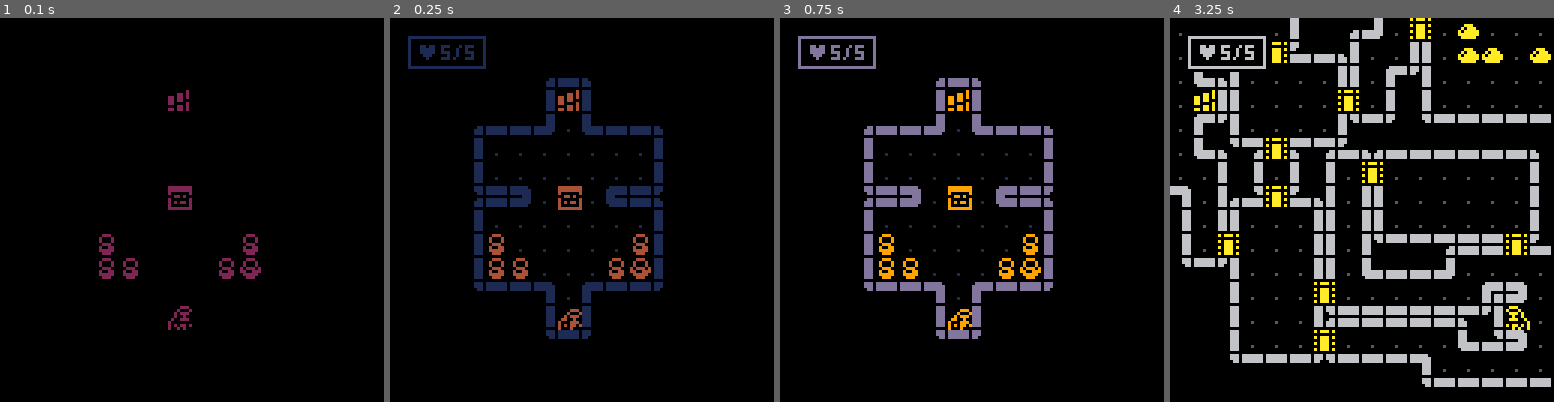
Above: before the commit, frames 1-4 (left to right).
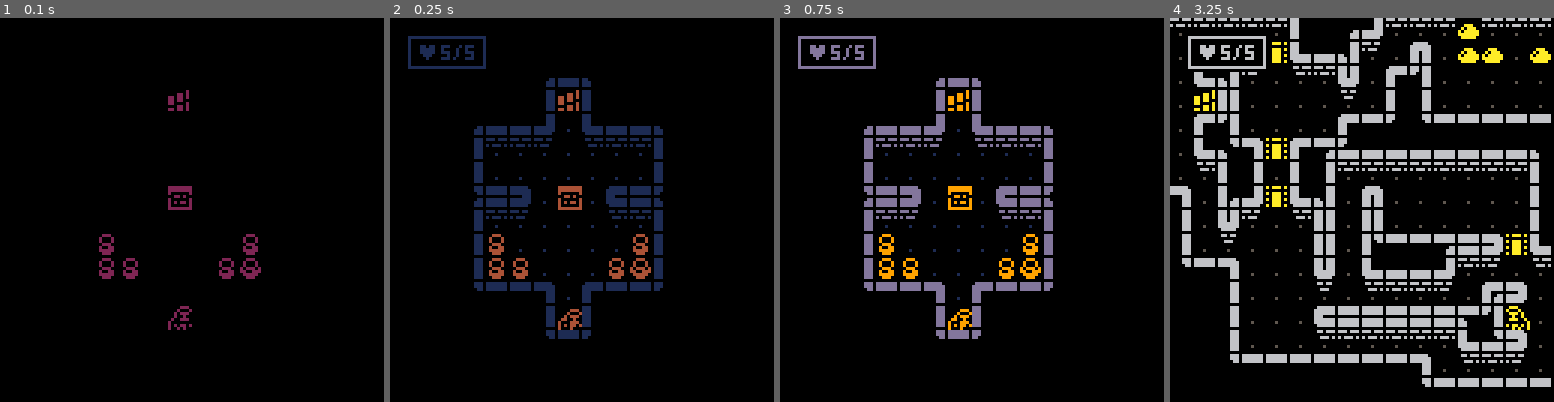
Above: after the commit, the same moments.

Repository: salty-max/pico-8
Game: PICO-8 cartridge carts/rouge/rouge.p8
Same seed, same stepped clock (60 frames per second), same inputs: the game is played once before the commit and once after it.
Inputs:
- Up to frame 1 (0.1 s): no input
- Up to frame 2 (0.25 s): no input
- Up to frame 3 (0.75 s): tap X (X key) at 0.33 s; tap O (Z key) at 0.7 s
- Up to frame 4 (3.25 s): tap X (X key) at 1.07, 1.85, 2.97 s; hold Right 1.6-2.1 s; tap O (Z key) every 0.4 s from 1.7 to 2.9 s; hold Up 2.15-2.42 s; hold Right 2.47-3.03 s; hold Left from 3.08 s (still down)

Frame 1 is identical in both runs. In frame 2, 0.6% of the frame differs, in the area x 25-68%, y 31-53%; in frame 3, 0.6%; in frame 4, 4.0%, in the area x 0-100%, y 0-90%.

Commit message:
rouge: stringifies data + dynamic floors

Diff:
--- a/carts/rouge/rouge.p8
+++ b/carts/rouge/rouge.p8
@@ -148,87 +148,87 @@
 
 
 __gff__
-0000050505030303030103010307020005050505050505050505050505050505050505050505050505050505050505050505050505050505050505050505000000000000000000000000000000000000000000000000000000000000000000000000000000000000000000000000000000000000000000000000000000000000
+0000050500000303030103010307020005050505050505050505050505050505050505050505050505050505050505050505050505050505050505050505000000000000000000000000000000000000000000000000000000000000000000000000000000000000000000000000000000000000000000000000000000000000
 0000000000000000000000000000000000000000000000000000000000000000000000000000000000000000000000000000000000000000000000000000000000000000000000000000000000000000000000000000000000000000000000000000000000000000000000000000000000000000000000000000000000000000
 __map__
-10111111113b111111113b111111111200000000000000000000000000000000000000000000000000000000000000000202020202020202020202020202020200000000000000000000000000000000000000000000000000000000000000000000000000000000000000000000000000000000000000000000000000000000
-200f0101010d01010707340801c00e2200000000000000000000000000000000000000000000000000000000000000000202020202020202020202020202020200000000000000000000000000000000000000000000000000000000000000000000000000000000000000000000000000000000000000000000000000000000
-20010101013401010707340101c0c02200000000000010111200000000000000000000000000000000000000000000000202020202020202020202020202020200000000000000000000000000000000000000000000000000000000000000000000000000000000000000000000000000000000000000000000000000000000
-20010101073408010101340101010122000000000000200e2200000000000000000000000000000000000000000000000202020202020202020202020202020200000000000000000000000000000000000000000000000000000000000000000000000000000000000000000000000000000000000000000000000000000000
-2001010108340801010834070701012200000010111124012311111200000000000000000000000000000000000000000202020202020202020202020202020200000000000000000000000000000000000000000000000000000000000000000000000000000000000000000000000000000000000000000000000000000000
-200106010718330d3319281933330d3d00000020010101010101012200000000000000000002020202020200000000000202020202020202020202020202020200000000000000000000000000000000000000000000000000000000000000000000000000000000000000000000000000000000000000000000000000000000
-20080101073401010134010d0101012200000020010101010101012200000000000000000002010101010200000000000202020202020202020202020202020200000000000000000000000000000000000000000000000000000000000000000000000000000000000000000000000000000000000000000000000000000000
-2008010708340101013401180d33333d0000003a332701060125333d00000000000000000002010601010200000000000202020202020202020202020202020200000000000000000000000000000000000000000000000000000000000000000000000000000000000000000000000000000000000000000000000000000000
-1e330d33332901c001340134c0c0082200000020010101010101012200000000000000000002010101010200000000000202020202020202020202020202020200000000000000000000000000000000000000000000000000000000000000000000000000000000000000000000000000000000000000000000000000000000
-01010101010d0101013401340101012200000020070101010101072200000000000000000002010101010200000000000202020202020202020202020202020200000000000000000000000000000000000000000000000000000000000000000000000000000000000000000000000000000000000000000000000000000000
-0d3333332f2e0101013401340101012200000020070701010107082200000000000000000002020101020200000000000202020202020202020202020202020200000000000000000000000000000000000000000000000000000000000000000000000000000000000000000000000000000000000000000000000000000000
-010101011f1e0d3333290134010101220000003031311401133131320000000000000000000002010f020000000000000202020202020202020202020202020200000000000000000000000000000000000000000000000000000000000000000000000000000000000000000000000000000000000000000000000000000000
-01010101340101010134010d010a0122000000000000200f2200000000000000000000000000020202020000000000000202020202020202020202020202020200000000000000000000000000000000000000000000000000000000000000000000000000000000000000000000000000000000000000000000000000000000
-01010ac034010c01c0340134c001012200000000000030313200000000000000000000000000000000000000000000000202020202020202020202020202020200000000000000000000000000000000000000000000000000000000000000000000000000000000000000000000000000000000000000000000000000000000
-c0c001010d01c001010d01340101072200000000000000000000000000000000000000000000000000000000000000000202020202020202020202020202020200000000000000000000000000000000000000000000000000000000000000000000000000000000000000000000000000000000000000000000000000000000
-010101012c313131313c313c3131313200000000000000000000000000000000000000000000000000000000000000000202020202020202020202020202020200000000000000000000000000000000000000000000000000000000000000000000000000000000000000000000000000000000000000000000000000000000
-…(65 lines of a section not shown)…
+10111111113b111111113b111111111203030303030303030303030303030303030303030303030303030303030303030202020202020202020202020202020200000000000000000000000000000000000000000000000000000000000000000000000000000000000000000000000000000000000000000000000000000000
+200f0101010d01010707340801c00e2203030303030303030303030303030303030303030303030303030303030303030202020202020202020202020202020200000000000000000000000000000000000000000000000000000000000000000000000000000000000000000000000000000000000000000000000000000000
+20010101013401010707340101c0c02203030303030310111203030303030303030303030303030303030303030303030202020202020202020202020202020200000000000000000000000000000000000000000000000000000000000000000000000000000000000000000000000000000000000000000000000000000000
+20010101073408010101340101010122030303030303200e2203030303030303030303030303030303030303030303030202020202020202020202020202020200000000000000000000000000000000000000000000000000000000000000000000000000000000000000000000000000000000000000000000000000000000
+2001010108340801010834070701012203030310111124012311111203030303030303030303030303030303030303030202020202020202020202020202020200000000000000000000000000000000000000000000000000000000000000000000000000000000000000000000000000000000000000000000000000000000
+200106010718330d3319281933330d3d0303032004043e013f04042203030303030303030310111111111203030303030202020202020202020202020202020200000000000000000000000000000000000000000000000000000000000000000000000000000000000000000000000000000000000000000000000000000000
+20080101073401010134010d0101012203030320010101010101012203030303030303030320010101012203030303030202020202020202020202020202020200000000000000000000000000000000000000000000000000000000000000000000000000000000000000000000000000000000000000000000000000000000
+2008010708340101013401180d33333d0303033a332701060125333d03030303030303030320010601012203030303030202020202020202020202020202020200000000000000000000000000000000000000000000000000000000000000000000000000000000000000000000000000000000000000000000000000000000
+1e330d33332901c001340134c0c0082203030320043e0101013f042203030303030303030320010101012203030303030202020202020202020202020202020200000000000000000000000000000000000000000000000000000000000000000000000000000000000000000000000000000000000000000000000000000000
+01010101010d0101013401340101012203030320070101010101072203030303030303030320010101012203030303030202020202020202020202020202020200000000000000000000000000000000000000000000000000000000000000000000000000000000000000000000000000000000000000000000000000000000
+0d3333332f2e0101013401340101012203030320070701010107082203030303030303030330140101133203030303030202020202020202020202020202020200000000000000000000000000000000000000000000000000000000000000000000000000000000000000000000000000000000000000000000000000000000
+010101011f1e0d3333290134010101220303033031311401133131320303030303030303030320010f220303030303030202020202020202020202020202020200000000000000000000000000000000000000000000000000000000000000000000000000000000000000000000000000000000000000000000000000000000
+01010101340101010134010d010a0122030303030303200f2203030303030303030303030303303131320303030303030202020202020202020202020202020200000000000000000000000000000000000000000000000000000000000000000000000000000000000000000000000000000000000000000000000000000000
+01010ac034010c01c0340134c001012203030303030330313203030303030303030303030303030303030303030303030202020202020202020202020202020200000000000000000000000000000000000000000000000000000000000000000000000000000000000000000000000000000000000000000000000000000000
+c0c001010d01c001010d01340101072203030303030303030303030303030303030303030303030303030303030303030202020202020202020202020202020200000000000000000000000000000000000000000000000000000000000000000000000000000000000000000000000000000000000000000000000000000000
+010101012c313131313c313c3131313203030303030303030303030303030303030303030303030303030303030303030202020202020202020202020202020200000000000000000000000000000000000000000000000000000000000000000000000000000000000000000000000000000000000000000000000000000000
+…(65 lines of a section not shown)…
--- a/carts/rouge/src/draw.lua
+++ b/carts/rouge/src/draw.lua
@@ -1,9 +1,7 @@
 function draw_game()
   cls(0)
   if fade_perc == 1 then return end
-  pal(2, 0)
   map()
-  pal()
 
   -- for x = 0, 15 do
   --   for y = 0, 15 do
--- a/carts/rouge/src/gen/gen.lua
+++ b/carts/rouge/src/gen/gen.lua
@@ -2,14 +2,18 @@
   floor = f
   mobs = {}
   add(mobs, player)
+  fog = blank_map(0)
 
   if floor == 0 then
     copy_map(16, 0)
   elseif floor == win_flr then
     copy_map(32, 0)
   else
+    fog = blank_map(1)
     map_gen()
   end
+
+  unfog()
 end
 
 function map_gen()
@@ -26,8 +30,8 @@
   carve_scuts()
   start_end()
   fill_ends()
+  prettify_walls()
   place_doors()
-  prettify_walls()
   spawn_mobs()
 end
 
--- a/carts/rouge/src/gen/props.lua
+++ b/carts/rouge/src/gen/props.lua
@@ -59,7 +59,7 @@
   for x = 0, 15 do
     for y = 0, 15 do
       if mget(x, y) == 2 then
-        local sig, tle = get_sig(x, y), 2
+        local sig, tle = get_sig(x, y), 3
 
         for i = 1, #wall_sig do
           if sig_comp(sig, wall_sig[i], wall_msk[i]) then
@@ -69,6 +69,19 @@
         end
 
         mset(x, y, tle)
+      elseif mget(x, y) == 1 then
+        local tle = mget(x, y - 1)
+        if not is_walkable(x, y - 1) then
+          if tle == 35 or tle == 37 or tle == 53 then
+            mset(x, y, 63)
+          elseif tle == 36 or tle == 39 or tle == 55 then
+            mset(x, y, 62)
+          elseif tle == 54 then
+            mset(x, y, 5)
+          else
+            mset(x, y, 4)
+          end
+        end
       end
     end
   end
--- a/carts/rouge/src/main.lua
+++ b/carts/rouge/src/main.lua
@@ -3,33 +3,33 @@
 -- 2: slime, 192, 1, 2, 4
 
 bestiary = {
-  name = { "player", "slime" },
-  anim = { 240, 192 }, -- first frame of animation
-  atk = { 1, 1 }, -- attack power
-  def = { 0, 0 }, -- defense rating
-  hp = { 5, 2 }, -- health
-  los = { 4, 4 } -- line of sight
+  name = split("player,slime"),
+  anim = split("240, 192"), -- first frame of animation
+  atk = split("1, 1"), -- attack power
+  def = split("0, 0"), -- defense rating
+  hp = split("5, 2"), -- health
+  los = split("4, 4") -- line of sight
 }
 
 items = {
-  name = { "iron sword", "leather armor", "sausage", "red potion", "kunai", "wooden stick" },
-  kind = { "wep", "arm", "fud", "drk", "thr", "wep" },
-  stat_1 = {2, 0, 1, 1, 2, 1},
-  stat_2 = {0, 2, 2, 5, 0, 0},
+  name = split("iron sword,leather armor,sausage,red potion,kunai,wooden stick"),
+  kind = split("wep,arm,fud,drk,thr,wep"),
+  stat_1 = split("2, 0, 1, 1, 2, 1"),
+  stat_2 = split("0, 2, 2, 5, 0, 0"),
 }
 
 function _init()
   t = 0
-  d_pal = { 0, 1, 1, 2, 1, 13, 6, 4, 4, 9, 3, 13, 1, 13, 14 }
+  d_pal = split("0, 1, 1, 2, 1, 13, 6, 4, 4, 9, 3, 13, 1, 13, 14")
   -- fade palette
-  dir_x = { -1, 1, 0, 0, 1, 1, -1, -1 }
-  dir_y = { 0, 0, -1, 1, -1, 1, 1, -1 }
+  dir_x = split("-1, 1, 0, 0, 1, 1, -1, -1")
+  dir_y = split("0, 0, -1, 1, -1, 1, 1, -1")
 
-  crv_sig = { 255, 214, 124, 179, 233 }
-  crv_msk = { 0, 9, 3, 12, 6 }
+  crv_sig = split("255, 214, 124, 179, 233")
+  crv_msk = split("0, 9, 3, 12, 6")
 
-  wall_sig={251,233,253,84,146,80,16,144,112,208,241,248,210,177,225,120,179,0,124,104,161,64,240,128,224,176,242,244,116,232,178,212,247,214,254,192,48,96,32,160,245,250,243,249,246,252}
-  wall_msk={0,6,0,11,13,11,15,13,3,9,0,0,9,12,6,3,12,15,3,7,14,15,0,15,6,12,0,0,3,6,12,9,0,9,0,15,15,7,15,14,0,0,0,0,0,0}
+  wall_sig=split("251,233,253,84,146,80,16,144,112,208,241,248,210,177,225,120,179,0,124,104,161,64,240,128,224,176,242,244,116,232,178,212,247,214,254,192,48,96,32,160,245,250,243,249,246,252")
+  wall_msk=split("0,6,0,11,13,11,15,13,3,9,0,0,9,12,6,3,12,15,3,7,14,15,0,15,6,12,0,0,3,6,12,9,0,9,0,15,15,7,15,14,0,0,0,0,0,0")
 
 
 
@@ -59,9 +59,6 @@
   thr_dx, thr_dy = 1, 0
   inv, eqp = {}, {}
 
-  -- map opacity grid
-  fog = blank_map(0)
-
   windows = {}
   float = {}
   dialog_box = nil
@@ -75,7 +72,6 @@
   win_flr = 9
 
   gen_floor(0)
-  unfog()
 end
 
 function _update60()
Not shown, changed: 29 lines of the sprite sheet (__gfx__) section of carts/rouge/rouge.p8
